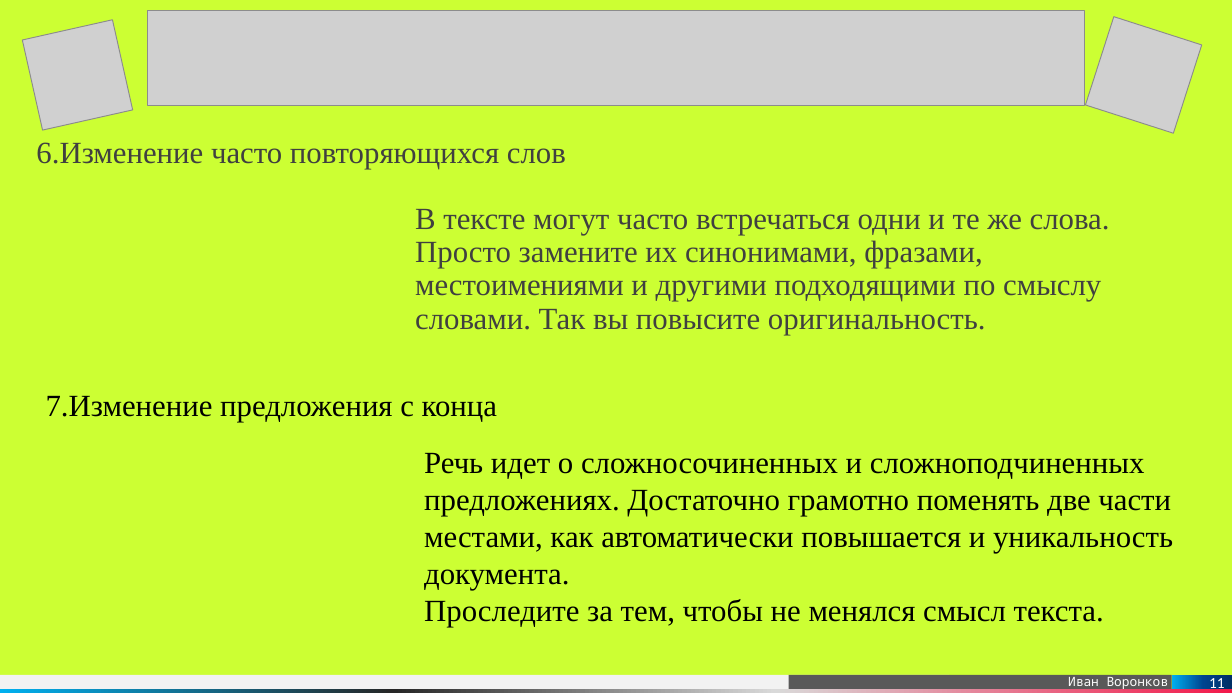
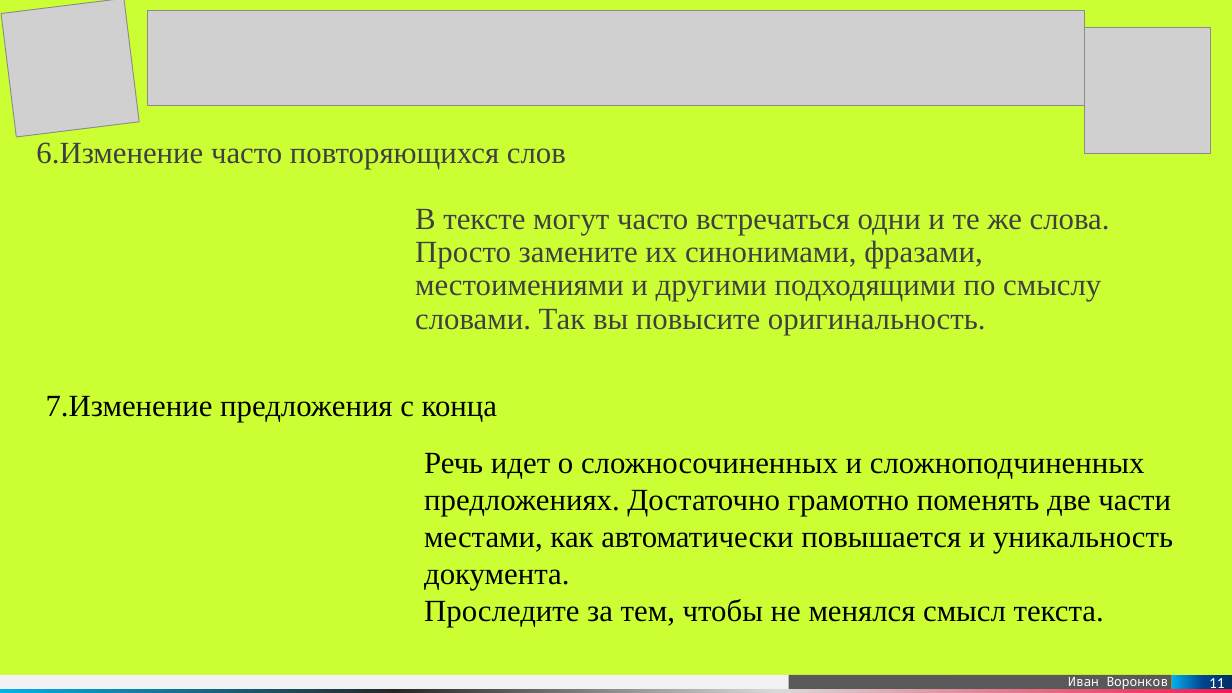
Before and after one commit to NurzhanKalniyazov/anti, a slide deck: slide 11 of Антиплагиат.pptx. Drawn at 1232x693 pixels with LibreOffice and Linux fonts; fonts in the diff are those of the drawing; grey boxes stand for pictures. Boxes give left, top, right and bottom in pixels: in the first picture for what was removed or moved away, otherwise in the second. Text is boxed around its words. In the diff, an @@ line names an element or a change of style, - is before the commit and + after.

```diff
--- a/Антиплагиат.pptx
+++ b/Антиплагиат.pptx
@@ picture at [1,0,139,137]: rotation 347 to 353 degrees @@
@@ picture at [1084,28,1211,154]: rotation 17 to 0 degrees @@
```
Also in this commit, not shown: 16 other slides changed, 5 other files.
